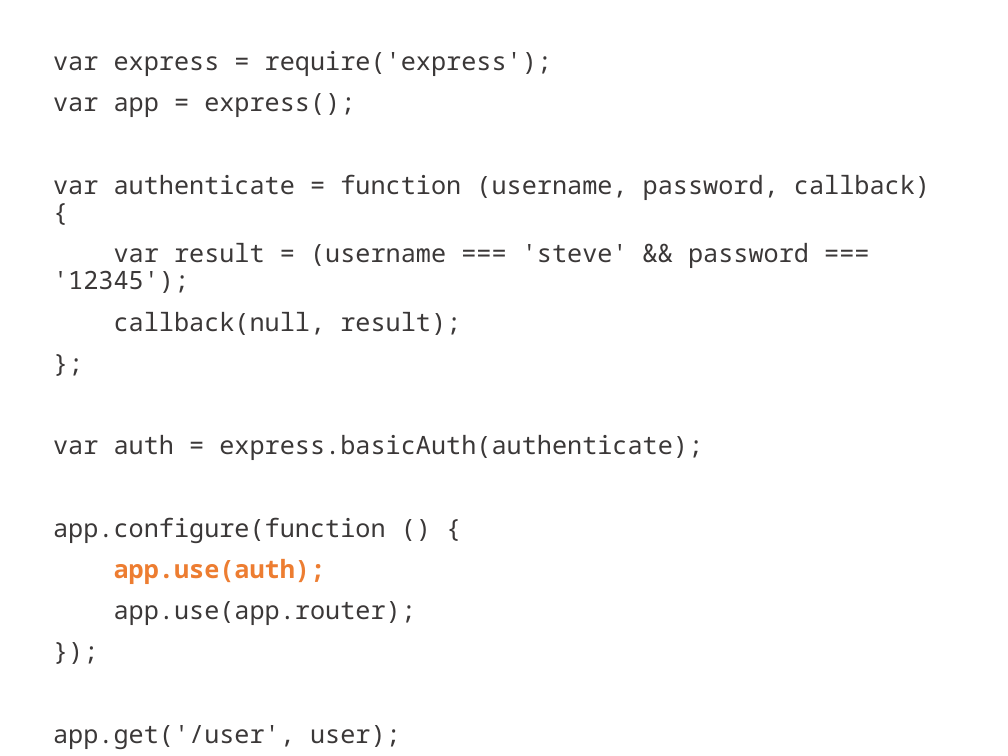
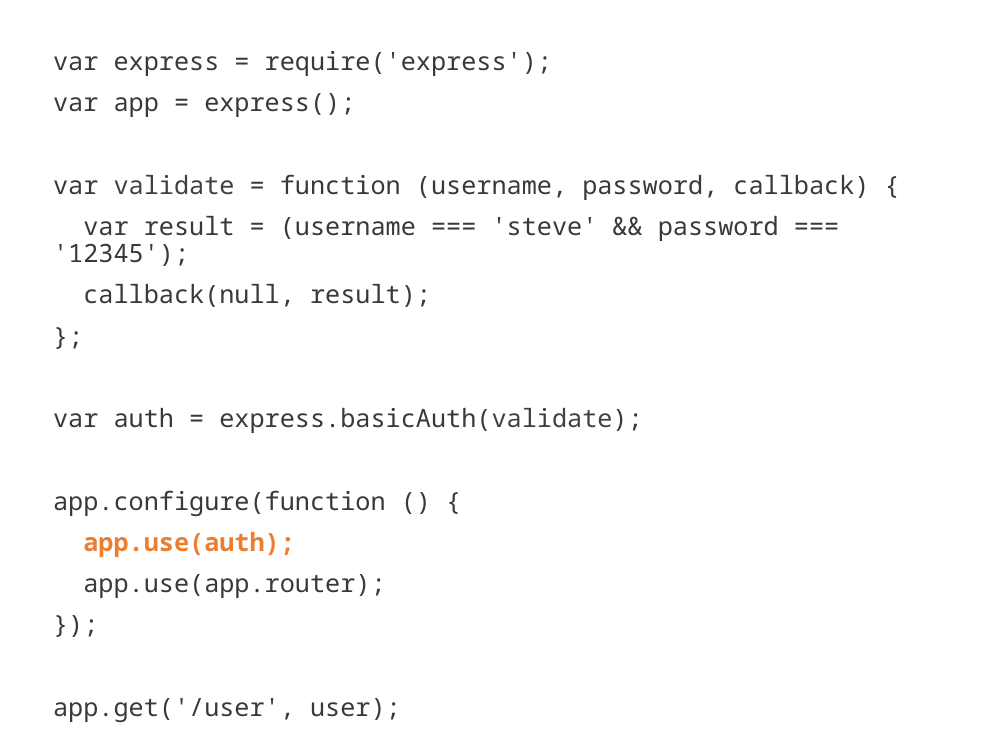
Before and after one commit to mikeal/nodeconf2013, a slide deck: slide 36 of slides/services/services.pptx. Drawn at 1008x756 pixels with LibreOffice and Linux fonts; fonts in the diff are those of the drawing. Boxes give left, top, right and bottom in pixels: in the first picture for what was removed or moved away, otherwise in the second. Text is boxed around its words. In the diff, an @@ line names an element or a change of style, - is before the commit and + after.

```diff
--- a/slides/services/services.pptx
+++ b/slides/services/services.pptx
@@ subtitle at [53, 174, 869, 200]: text changed @@
-var authenticate = function (username, password, callback) {
+var validate = function (username, password, callback) {
@@ subtitle at [53, 408, 642, 433]: text changed @@
-var auth = express.basicAuth(authenticate);
+var auth = express.basicAuth(validate);
```
Also in this commit, not shown: 16 other slides changed, 17 slides added.
